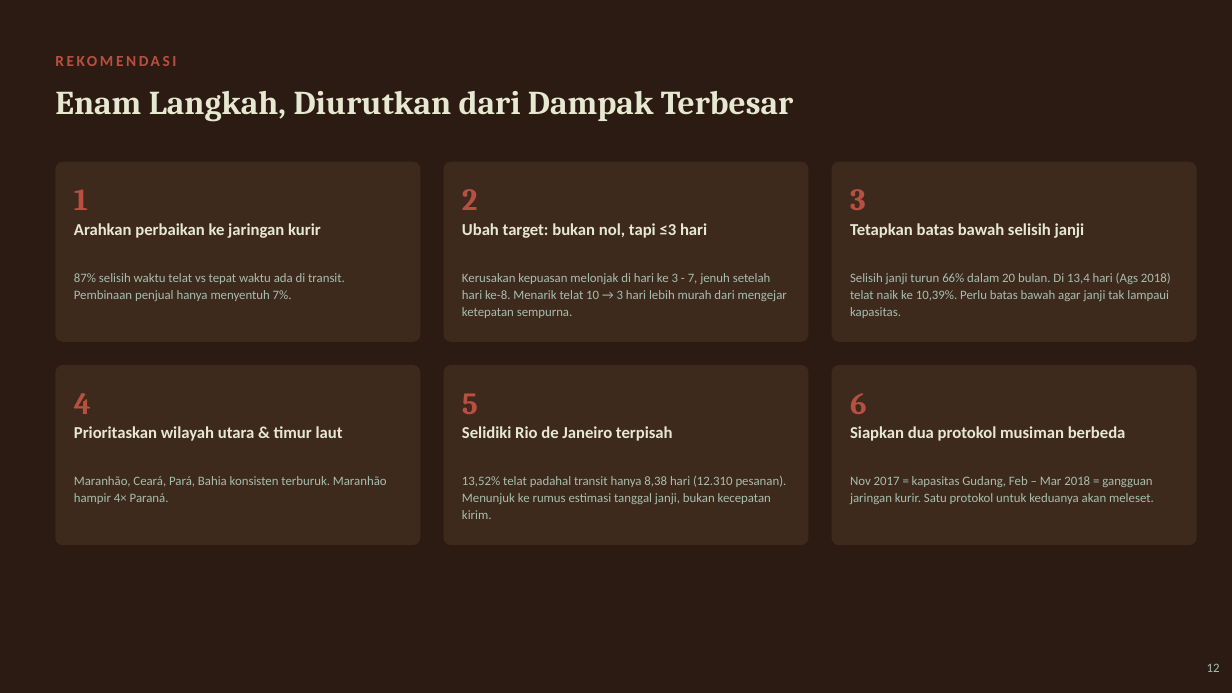
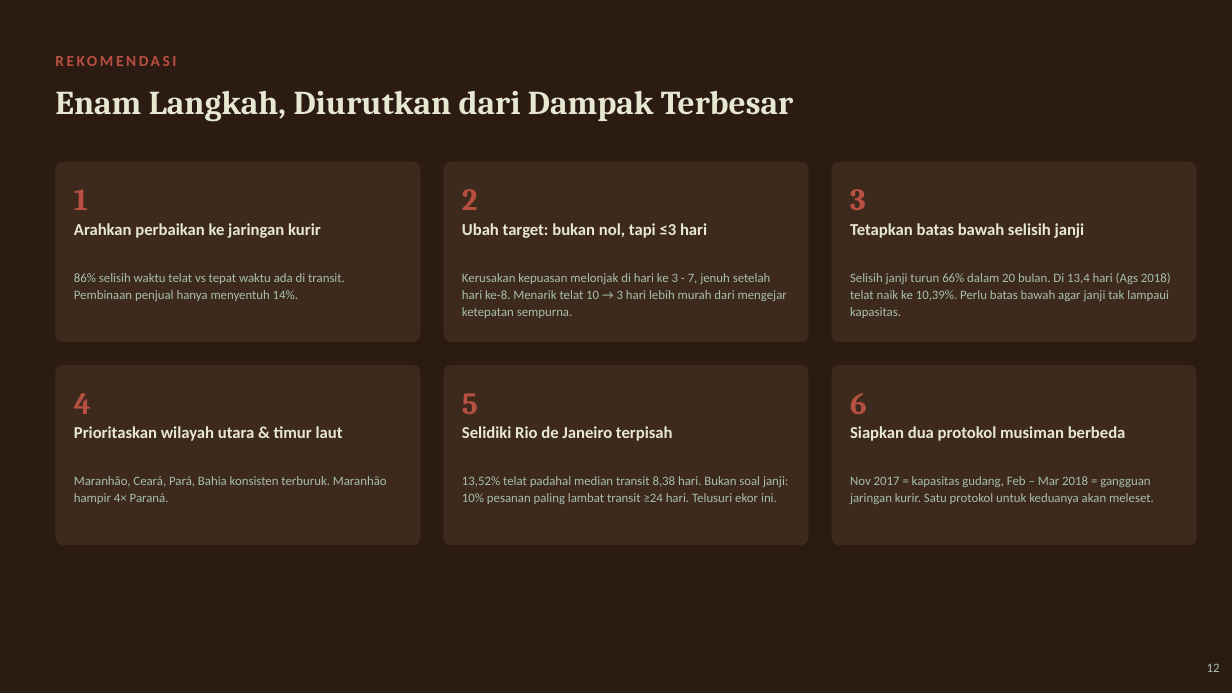
Before and after one commit to ArifHerfianZaenChartiko/Diagnosis-Keterlambatan-Pengiriman-Marketplace-Olist, a slide deck: slide 12 of 07_presentation/Diagnosis_Keterlambatan_Pengiriman_Olist.pptx. Drawn at 1232x693 pixels with LibreOffice and Linux fonts; fonts in the diff are those of the drawing. Boxes give left, top, right and bottom in pixels: in the first picture for what was removed or moved away, otherwise in the second. Text is boxed around its words. In the diff, an @@ line names an element or a change of style, - is before the commit and + after.

Commit message:
revisi analisis Q2, Q3, Q4 dan rapikan validasi
- Q2: porsi tahap dihitung pakai rata-rata (86% transit, 14% gudang)
- Q3: cek dugaan RJ (ruang janji vs p90 transit), kategori produk tanpa LIMIT
- Q4b: pembanding Jan + Apr 2018, Feb tidak ikut dihitung
- Q5: koreksi angka ulasan dan nilai pesanan telat
- notebook validasi ambil angka SQL langsung lewat query
- path import relatif, screenshot dashboard di README

```diff
--- a/07_presentation/Diagnosis_Keterlambatan_Pengiriman_Olist.pptx
+++ b/07_presentation/Diagnosis_Keterlambatan_Pengiriman_Olist.pptx
@@ text at (74, 273, 345, 301): text changed @@
-87% selisih waktu telat vs tepat waktu ada di transit. Pembinaan penjual hanya menyentuh 7%.
+86% selisih waktu telat vs tepat waktu ada di transit. Pembinaan penjual hanya menyentuh 14%.
@@ text at (462, 476, 788, 504): text changed @@
-13,52% telat padahal transit hanya 8,38 hari (12.310 pesanan). Menunjuk ke rumus estimasi tanggal janji, bukan kecepatan kirim.
+13,52% telat padahal median transit 8,38 hari. Bukan soal janji: 10% pesanan paling lambat transit ≥24 hari. Telusuri ekor ini.
@@ text at (850, 476, 1154, 504): text changed @@
-Nov 2017 = kapasitas Gudang, Feb – Mar 2018 = gangguan jaringan kurir. Satu protokol untuk keduanya akan meleset.
+Nov 2017 = kapasitas gudang, Feb – Mar 2018 = gangguan jaringan kurir. Satu protokol untuk keduanya akan meleset.
```
Also in this commit, not shown: 7 other slides changed, 9 other files.
